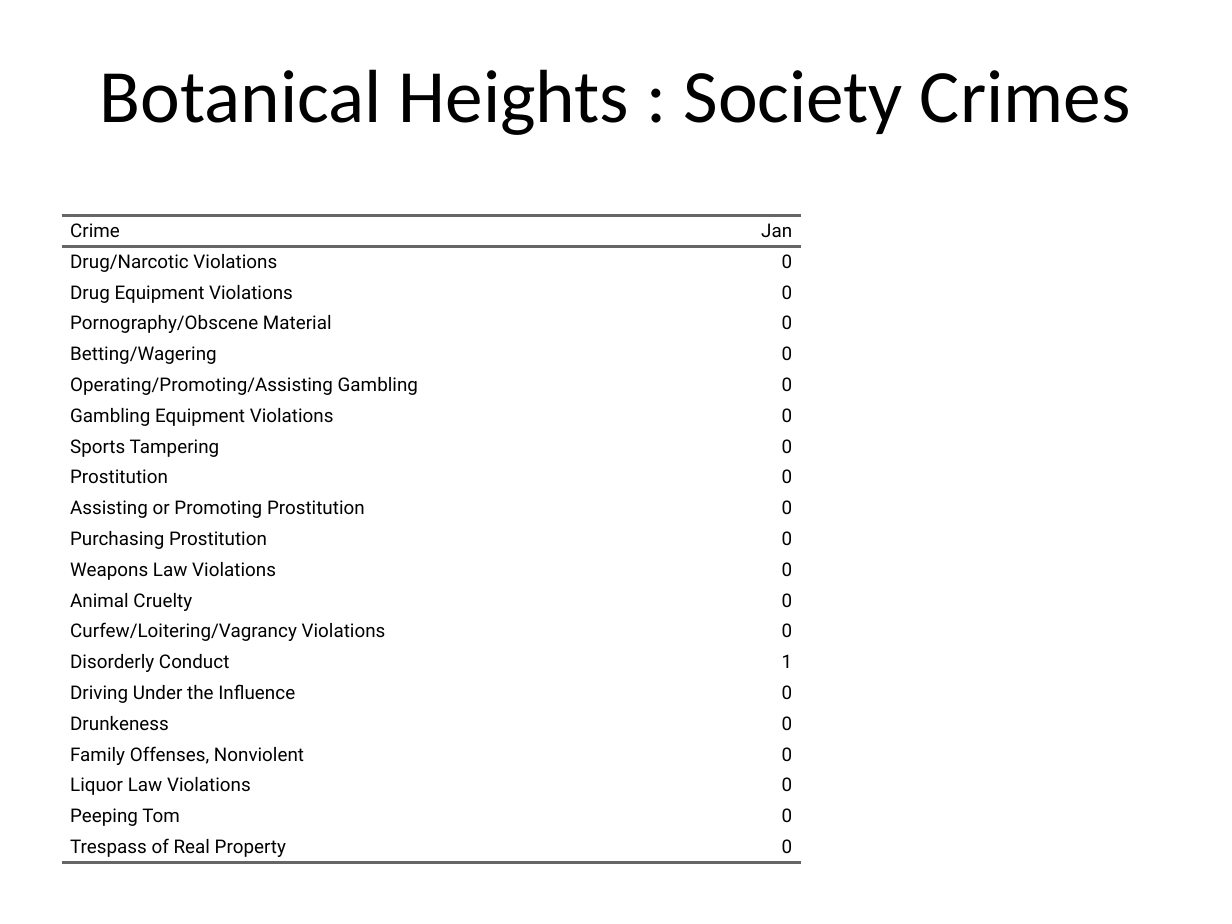
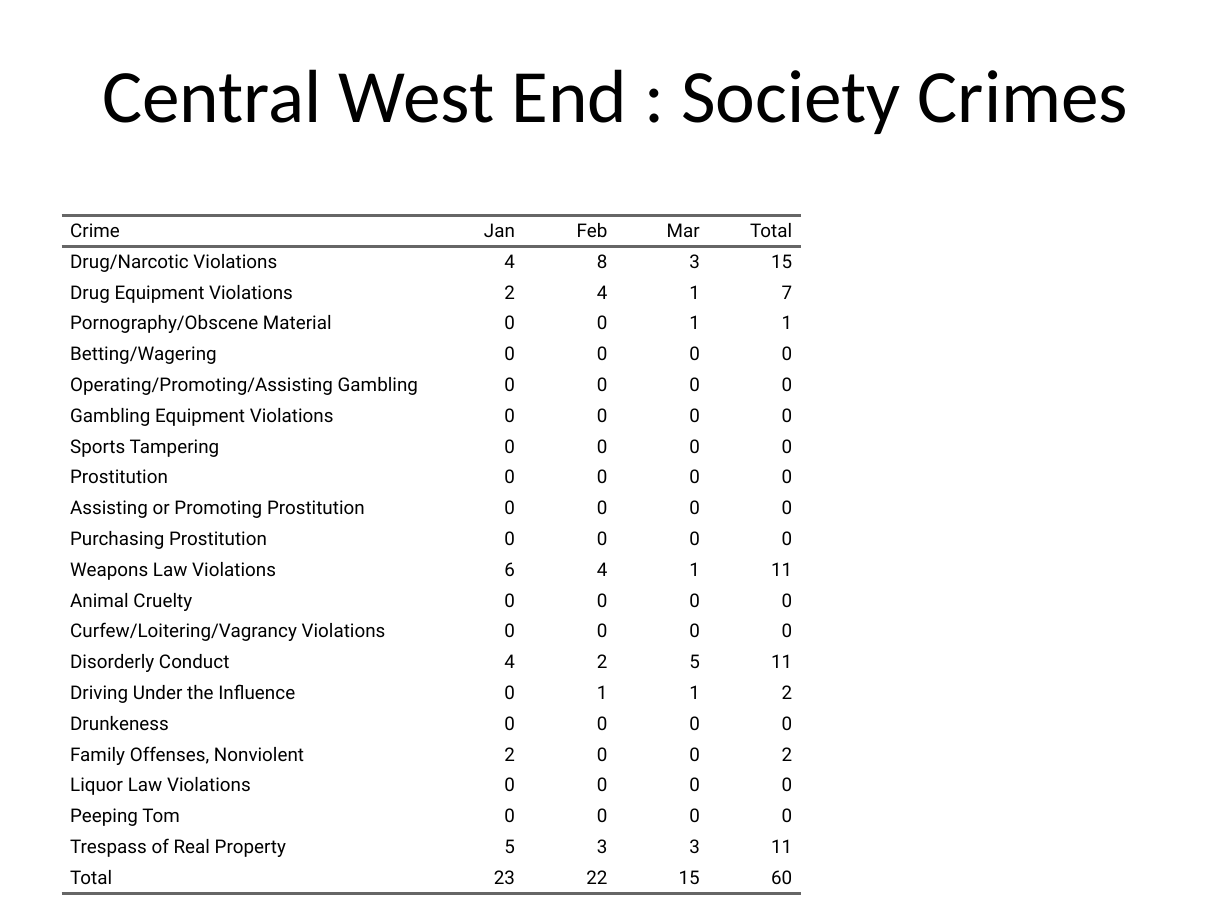
Before and after one commit to wumcrc/monthly-crime-reports, a slide deck: slide 13 of NIBRS/results/test.pptx. Drawn at 1232x924 pixels with LibreOffice and Linux fonts; fonts in the diff are those of the drawing. Boxes give left, top, right and bottom in pixels: in the first picture for what was removed or moved away, otherwise in the second. Text is boxed around its words. In the diff, an @@ line names an element or a change of style, - is before the commit and + after.

```diff
--- a/NIBRS/results/test.pptx
+++ b/NIBRS/results/test.pptx
@@ title at bbox=[102, 69, 1128, 134]: text changed @@
-Botanical Heights : Society Crimes
+Central West End : Society Crimes
@@ table at bbox=[62, 216, 801, 889] @@
-Crime | Jan
-Drug/Narcotic Violations | 0
-Drug Equipment Violations | 0
-Pornography/Obscene Material | 0
-Betting/Wagering | 0
-Operating/Promoting/Assisting Gambling | 0
-Gambling Equipment Violations | 0
-Sports Tampering | 0
-Prostitution | 0
-Assisting or Promoting Prostitution | 0
-Purchasing Prostitution | 0
-Weapons Law Violations | 0
-Animal Cruelty | 0
-Curfew/Loitering/Vagrancy Violations | 0
-Disorderly Conduct | 1
-Driving Under the Influence | 0
-Drunkeness | 0
-Family Offenses, Nonviolent | 0
-Liquor Law Violations | 0
-Peeping Tom | 0
-Trespass of Real Property | 0
+Crime | Jan | Feb | Mar | Total
+Drug/Narcotic Violations | 4 | 8 | 3 | 15
+Drug Equipment Violations | 2 | 4 | 1 | 7
+Pornography/Obscene Material | 0 | 0 | 1 | 1
+Betting/Wagering | 0 | 0 | 0 | 0
+Operating/Promoting/Assisting Gambling | 0 | 0 | 0 | 0
+Gambling Equipment Violations | 0 | 0 | 0 | 0
+Sports Tampering | 0 | 0 | 0 | 0
+Prostitution | 0 | 0 | 0 | 0
+Assisting or Promoting Prostitution | 0 | 0 | 0 | 0
+Purchasing Prostitution | 0 | 0 | 0 | 0
+Weapons Law Violations | 6 | 4 | 1 | 11
+Animal Cruelty | 0 | 0 | 0 | 0
+Curfew/Loitering/Vagrancy Violations | 0 | 0 | 0 | 0
+Disorderly Conduct | 4 | 2 | 5 | 11
+Driving Under the Influence | 0 | 1 | 1 | 2
+Drunkeness | 0 | 0 | 0 | 0
+Family Offenses, Nonviolent | 2 | 0 | 0 | 2
+Liquor Law Violations | 0 | 0 | 0 | 0
+Peeping Tom | 0 | 0 | 0 | 0
+Trespass of Real Property | 5 | 3 | 3 | 11
+Total | 23 | 22 | 15 | 60
```
Also in this commit, not shown: 21 other slides changed.
